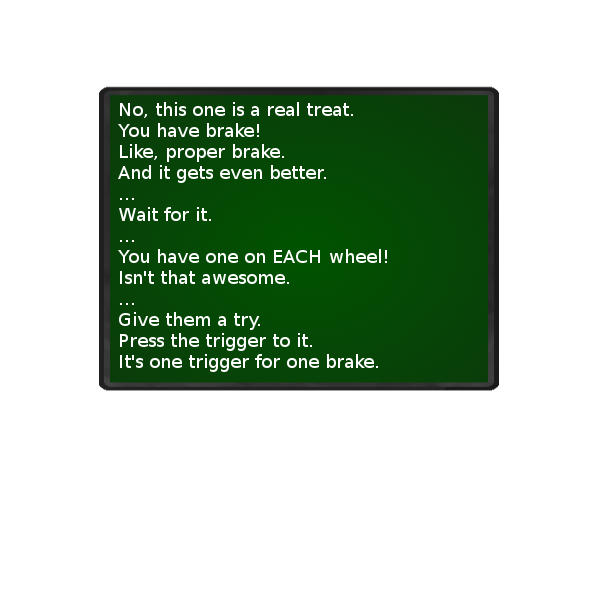
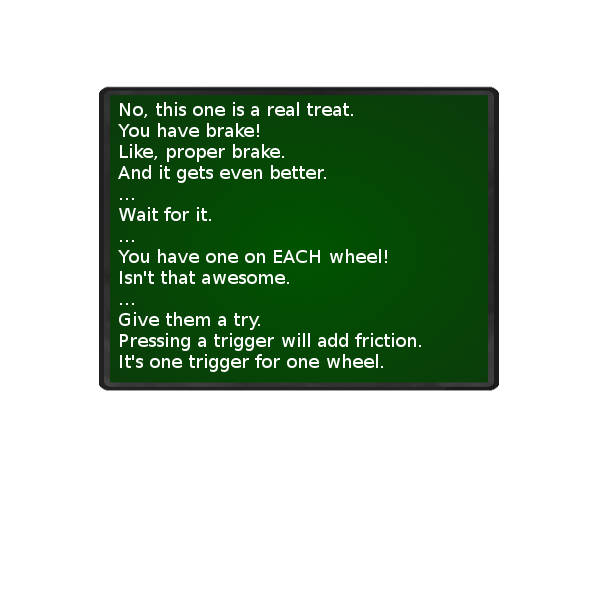
Layered file, before and after one edit (600 × 600). Changes by layer:
painted on "No, this one is a real treat. ..." over (166, 333, 421, 368)
